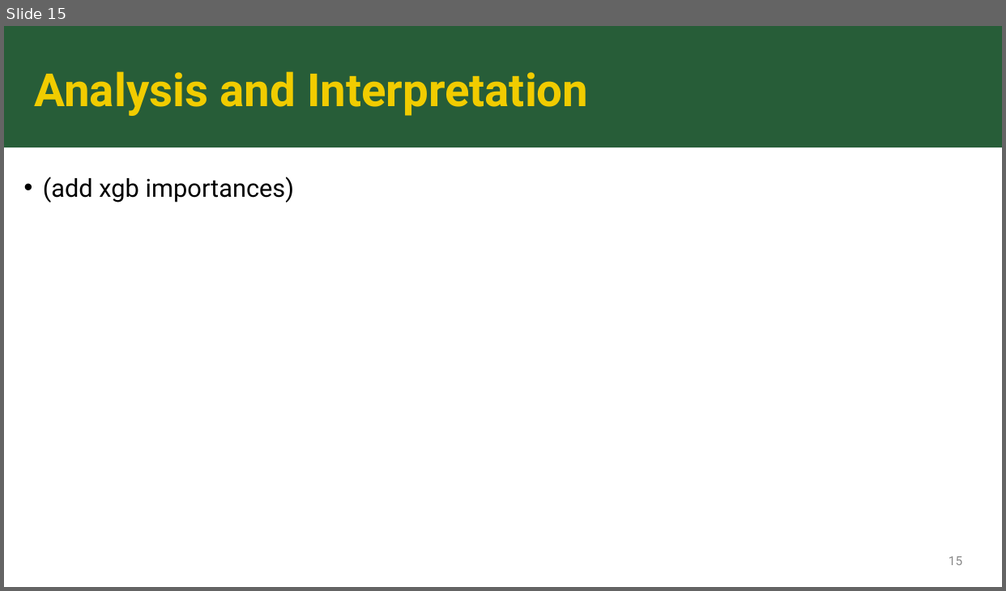
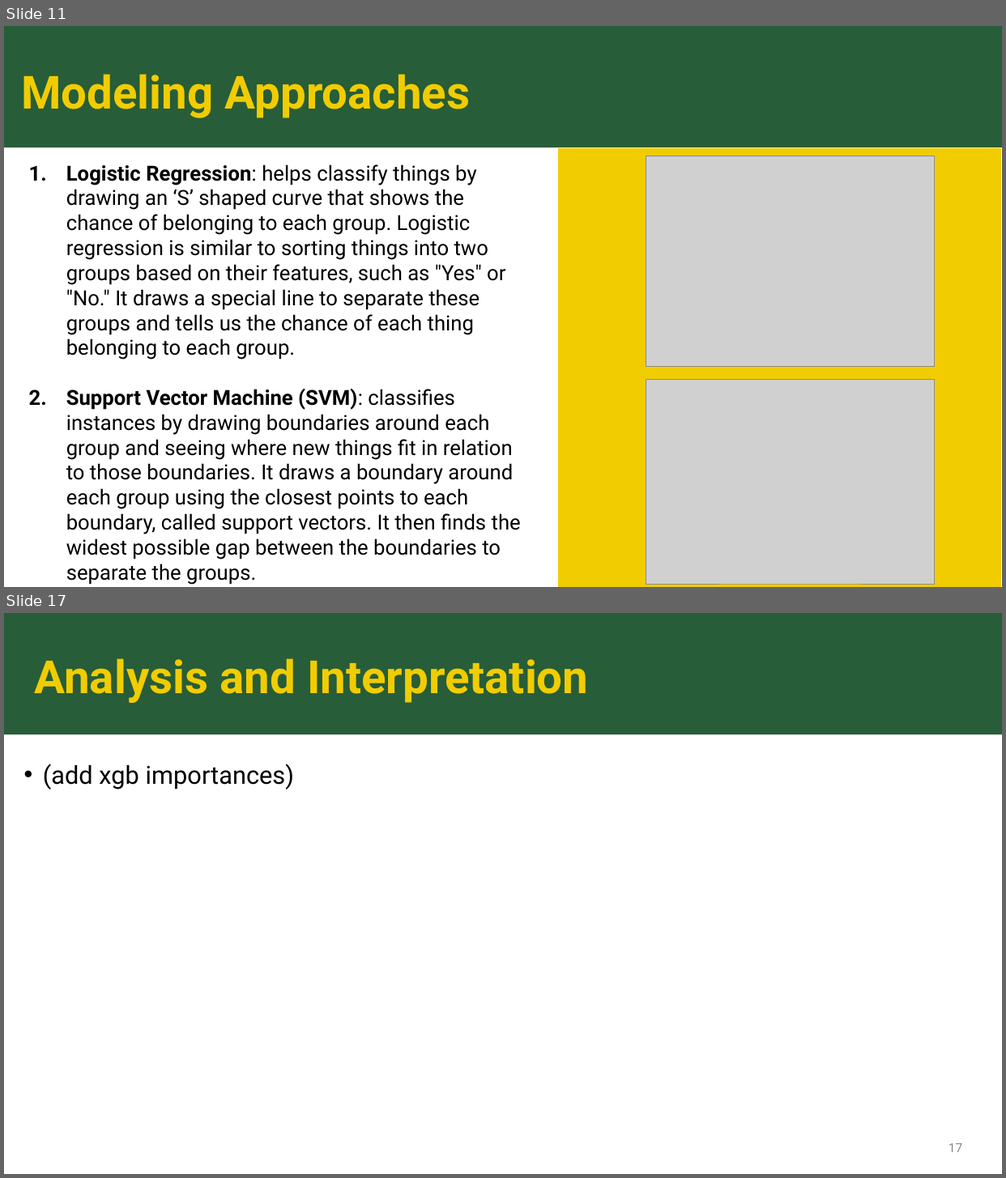
Before and after one commit to sk2003hw/Airline_Delay_and_Cancellation_Analysis, a slide deck: MATH 509_Project Presentation_Draft.pptx. Shown one above the other, each under a label of ours: slide 15 before the commit, slides 11 and 17 after it; the slides between them are not shown. The pictures are 1006x591 and 1006x1178 pixels, drawn with LibreOffice and Linux fonts; fonts in the diff are those of the drawing; grey boxes stand for pictures. Boxes give left, top, right and bottom in pixels: in the first picture for what was removed or moved away, otherwise in the second. Text is boxed around its words. In the diff, an @@ line names an element or a change of style, - is before the commit and + after.

```diff
--- a/MATH 509_Project Presentation_Draft.pptx
+++ b/MATH 509_Project Presentation_Draft.pptx
@@ slide 11 added at [4, 26, 1002, 587], background #FFFFFF; not listed: 1 template element that a slide beside it also shows @@
@@ title added at [21, 74, 471, 118], 44 pt, text #F1CC00, bold @@
+Modeling Approaches
@@ text added at [66, 165, 521, 535], 20 pt, text #000000 @@
+1. Logistic Regression: helps classify things by drawing an ‘S’ shaped curve that shows the chance of belonging to each group. Logistic regression is similar to sorting things into two groups based on their features, such as "Yes" or "No." It draws a special line to separate these groups and tells us the chance of each thing belonging to each group.
+2. Support Vector Machine (SVM): classifies instances by drawing boundaries around each group and seeing where new things fit in relation to those boundaries. It draws a boundary around each group using the closest points to each boundary, called support vectors. It then finds the widest possible gap between the boundaries to separate the groups.
@@ freeform shape added at [558, 149, 1002, 587], fill #F1CC00 @@
@@ picture added at [646, 156, 935, 367] @@
@@ picture added at [646, 379, 935, 584] @@
@@ what was slide 15 is now slide 17 @@
@@ page number at [948, 1144, 962, 1152]: text changed @@
-15
+17
```
Also in this commit, not shown: 9 slides changed, 5 other slides added, 4 slides removed.
